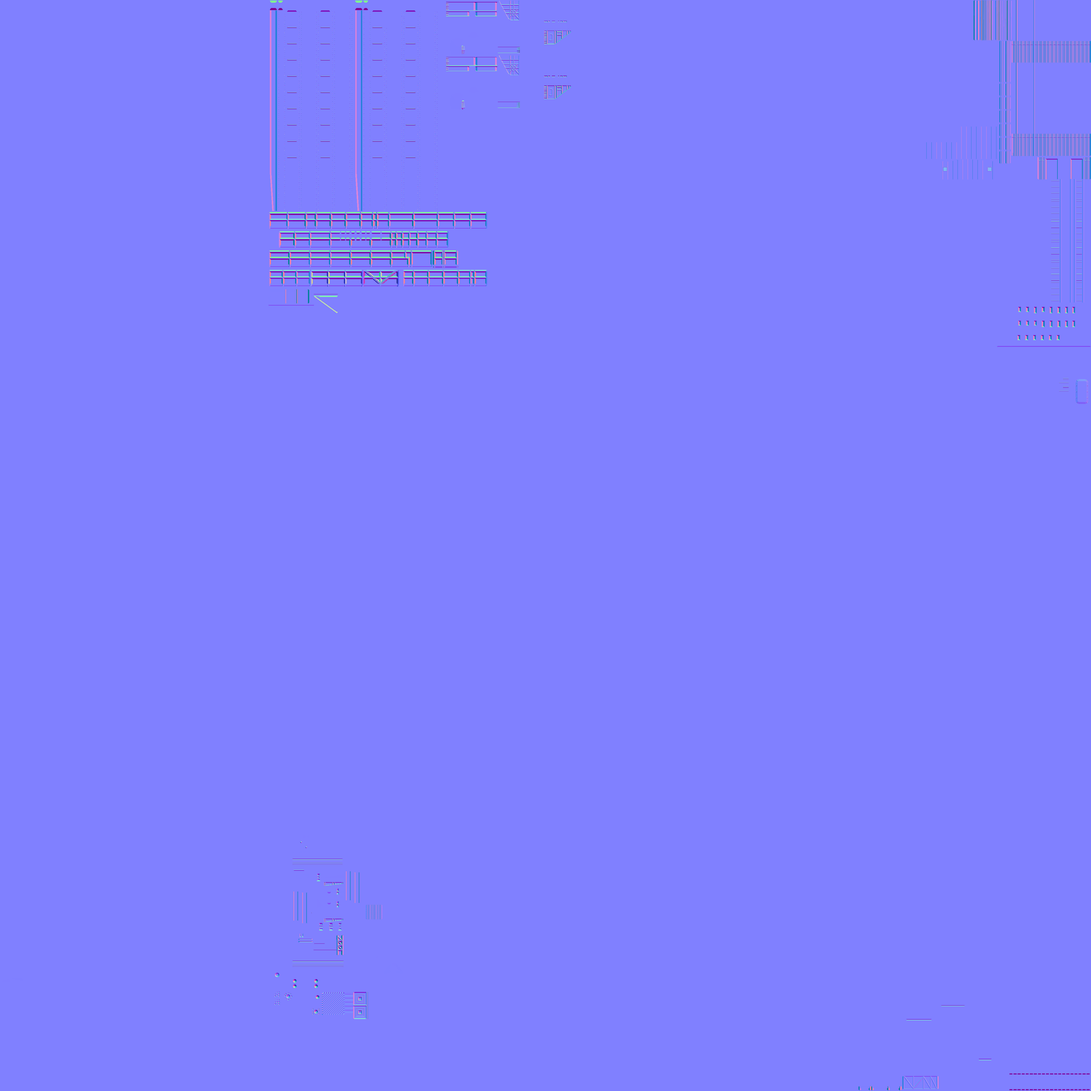
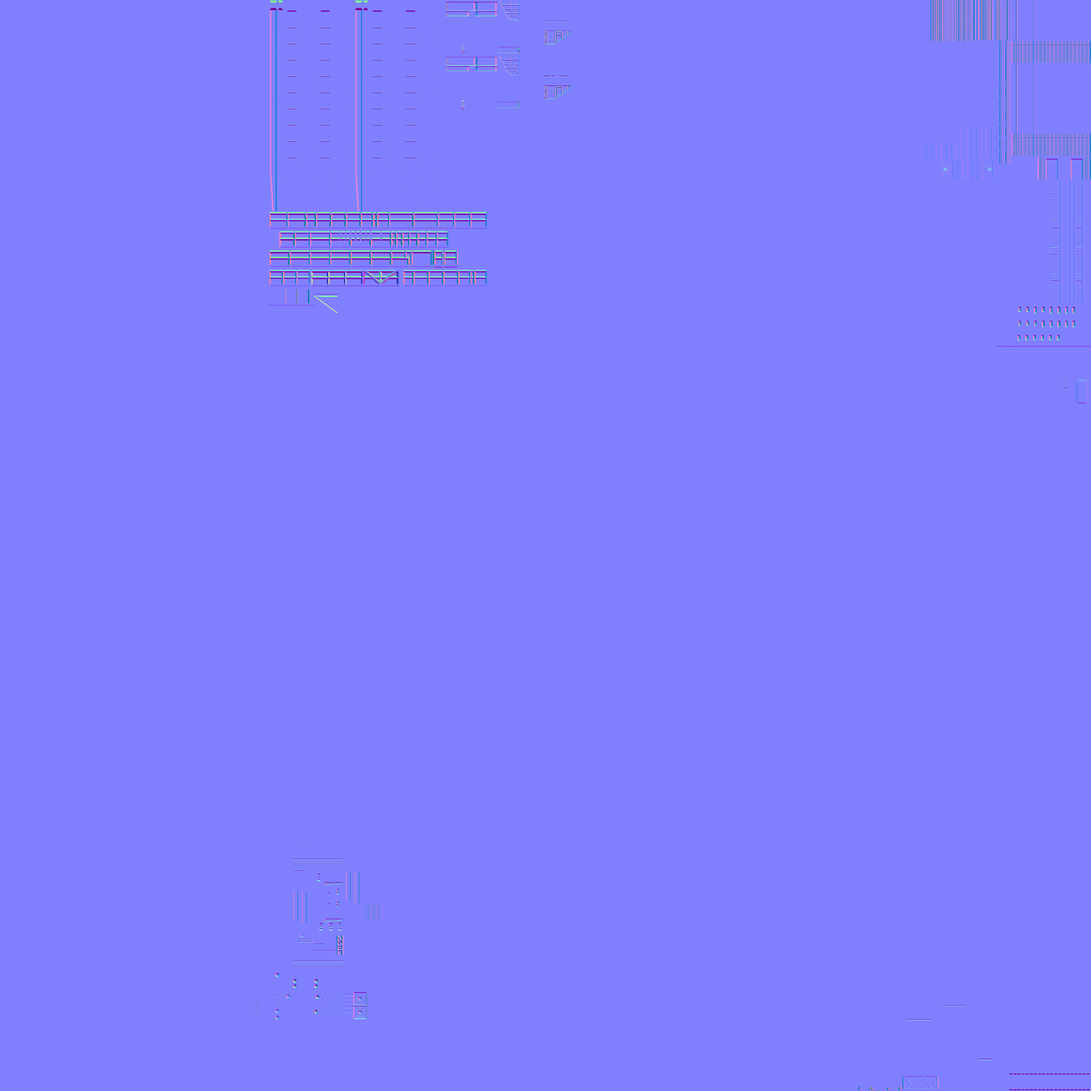
Layer changes from the first w=1091, h=1091 image to the second:
painted on "bake_4096.png" over 254, 0, 974, 1021
